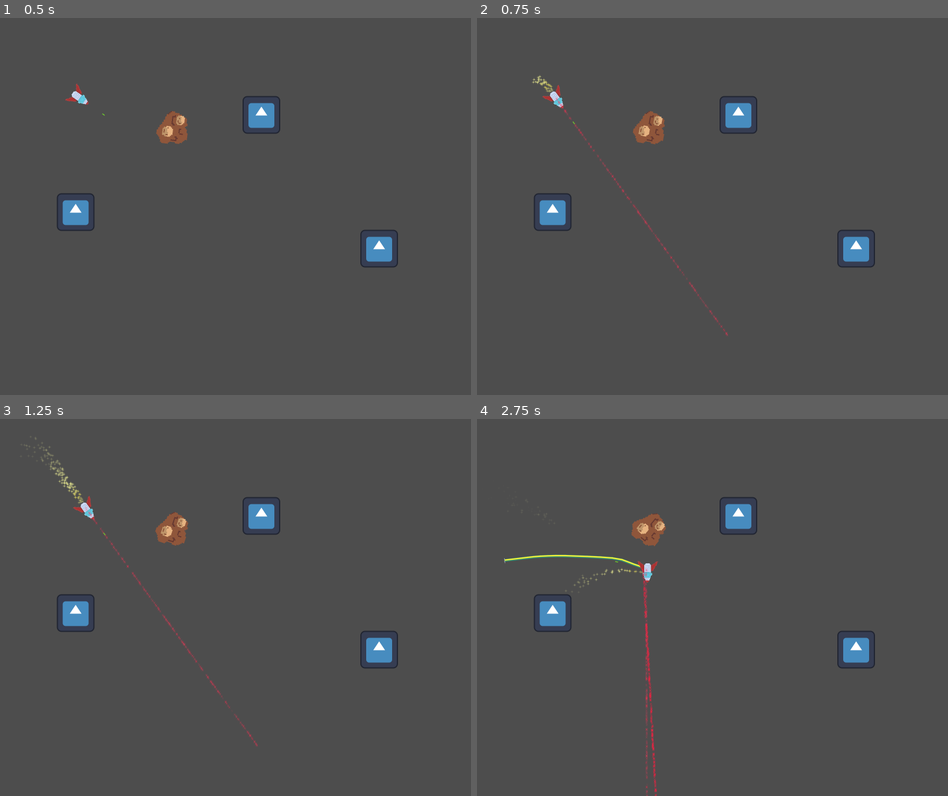
Above: before the commit, frames 1-4 (two rows, left to right).
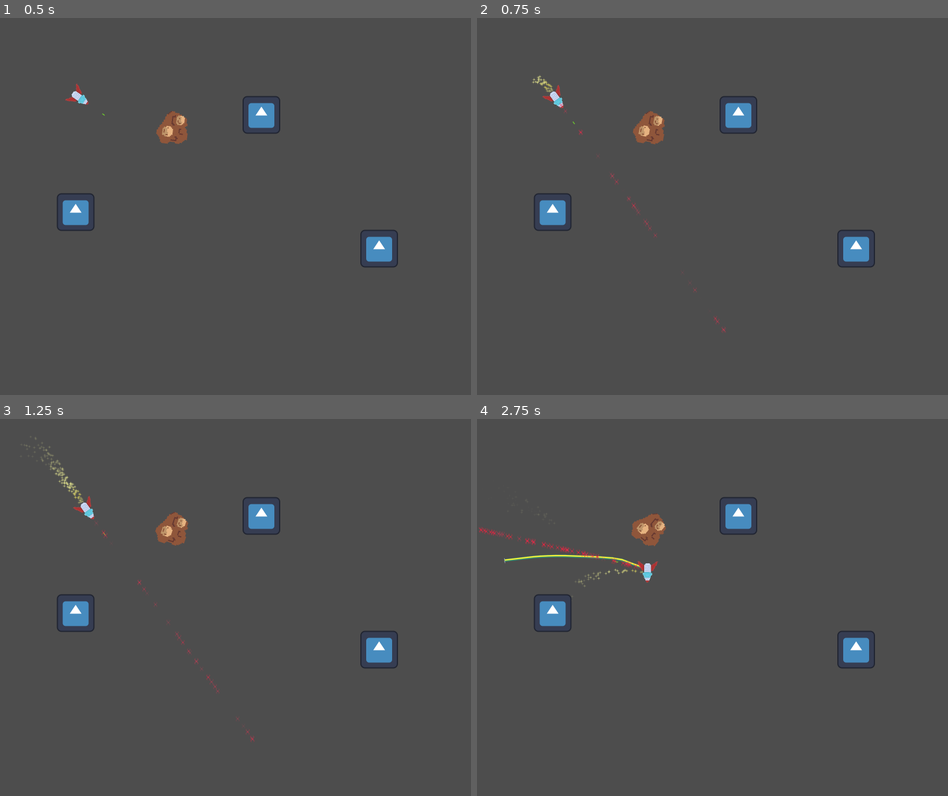
Above: after the commit, the same moments.

Repository: Bromeon/LudumDare54
Game: Godot game, scene res://Playground/ShipTetherPlayground.tscn
The game is run twice, just before and just after one commit, with the same random seed, the same clock (stepped at 60 frames per second) and the same inputs. This scene is started directly instead of the project's main scene. The engine's default icon, where the game draws it, is replaced by a stand-in: a white triangle on a blue panel in a dark square.
Inputs (mouse positions are in pixels of both pictures, inside the frame that each line leads up to):
- Up to frame 1 (0.5 s): no input
- Up to frame 2 (0.75 s): tap Enter at 0.5 s; move the mouse to (688, 281) at 0.52 s; hold W (Up) from 0.53 s (still down); hold Right mouse button (ShootLaser) from 0.53 s (still down)
- Up to frame 3 (1.25 s): keep holding W (Up); keep holding Right mouse button (ShootLaser)
- Up to frame 4 (2.75 s): move the mouse to (853, 664) at 1.27 s; release Right mouse button (ShootLaser) at 1.28 s; right-click (853, 664) at 1.35 s; move the mouse to (571, 550) at 2.02 s; release W (Up) at 2.03 s; hold A (Left) from 2.03 s (still down); hold Right mouse button (ShootLaser) from 2.03 s (still down); tap Space (ShootTether) at 2.1 s

Frame 1 is identical in both runs. In frame 2, 0.2% of the frame differs, in the area x 16-54%, y 21-85%; in frame 3, 0.2%; in frame 4, 0.7%, in the area x 0-39%, y 28-100%.

Commit message:
Laser particles WIP

Diff:
--- a/Scenes/PlayerShip/Laser.gd
+++ b/Scenes/PlayerShip/Laser.gd
@@ -3,33 +3,63 @@
 var start: Vector2
 var end: Vector2
 
-const DENSITY = 10
+const DENSITY = 1
+
+var active: bool = false
 
 @onready var particles := $GPUParticles2D
 @onready var particle_material: ParticleProcessMaterial = $GPUParticles2D.process_material
 
-func set_endpoints(start_: Vector2, end_: Vector2):
+func deactivate():
+	active = false
+	particles.emitting = false
+	start = Vector2.ZERO
+	end = Vector2.ZERO
+
+func activate(start_: Vector2, end_: Vector2):
+	active = true
+	particles.emitting = true
 	start = start_
 	end = end_
 
+func _ready():
+	particles.top_level = true
+
 func _process(delta):
-	if self.visible:
+	if active:
 		queue_redraw()
 	else:
 		return
 
-	var beam_length = start.distance_to(end)
-	print("beam_len: ", beam_length, "   box:  ", particle_material.emission_box_extents)
+#	print("beam_len: ", beam_length, "   box:  ", particle_material.emission_box_extents)
 
-	particles.position.x = beam_length / 2
+	#var global_tr_inv = self.global_transform.inverse()
+	var global_tr_inv = Transform2D.IDENTITY
+	var start_ = global_tr_inv * start
+	var end_ = global_tr_inv * end
+	var beam_length = start_.distance_to(end_)
+
+
+#	self.rotation = (end_ - start_).angle()
+#	self.position = start_ + Vector2(beam_length / 2, 0)
+
+	var offset = Vector2(beam_length / 2, 0)
+	var angle = (end_ - start_).angle()
+
+	var rotated_offset = offset.rotated(angle)
+
+	particles.rotation = angle
+	particles.position = start_ + rotated_offset
+
 	particles.amount = DENSITY * beam_length
 	particle_material.emission_box_extents.x = beam_length / 2
+#	print("beam: ", start_.round(), " -> ", end_.round())
 
 
 # TODO: Use real drawing code, this is a placeholder
-func _draw():
-	return
-	var global_tr_inv = self.global_transform.inverse()
-	var start_ = global_tr_inv * start
-	var end_ = global_tr_inv * end
-	draw_line(start_, end_, Color(1, 0, 0), 4)
+#func _draw():
+#	return
+#	var global_tr_inv = self.global_transform.inverse()
+#	var start_ = global_tr_inv * start
+#	var end_ = global_tr_inv * end
+#	draw_line(start_, end_, Color(1, 0, 0, 0.2), 4)
--- a/Scenes/PlayerShip/Laser.tscn
+++ b/Scenes/PlayerShip/Laser.tscn
@@ -14,13 +14,17 @@
 emission_shape = 3
 emission_box_extents = Vector3(100, 1, 1)
 particle_flag_disable_z = true
-spread = 180.0
+direction = Vector3(-1, 0, 0)
+spread = 0.0
 gravity = Vector3(0, 0, 0)
-initial_velocity_max = 33.67
+initial_velocity_min = 5.0
+initial_velocity_max = 5.0
 angular_velocity_min = -100.0
 angular_velocity_max = 100.0
 orbit_velocity_min = 0.0
 orbit_velocity_max = 0.0
+scale_min = 1.8
+scale_max = 2.2
 color_ramp = SubResource("GradientTexture1D_axka1")
 
 [node name="Laser" type="Node2D"]
--- a/Scenes/PlayerShip/PlayerShip.gd
+++ b/Scenes/PlayerShip/PlayerShip.gd
@@ -127,11 +127,9 @@
 	if Input.is_action_just_pressed("ShootTether"):
 		shoot_tether()
 	if Input.is_action_pressed("ShootLaser"):
-		$Laser.visible = true
 		shoot_laser_tick(delta)
 	else:
-		$Laser.set_endpoints(Vector2.ZERO, Vector2.ZERO)
-		$Laser.visible = false
+		$Laser.deactivate()
 
 static func adjust_emitter(thrust: GPUParticles2D, axis: Vector2, input: Vector2, velocity: Vector2):
 	# if there is a component in positive direction of axis
@@ -194,9 +192,9 @@
 			result.normal,
 			delta,
 		)
-		$Laser.set_endpoints(self.global_position, result.position)
-	else:
-		$Laser.set_endpoints(self.global_position, params.to)
+		$Laser.activate(self.global_position, result.position)
+	else:
+		$Laser.activate(self.global_position, params.to)
 
 func setup_initial_tether(other_ship):
 	var tether = Tether.instantiate()
